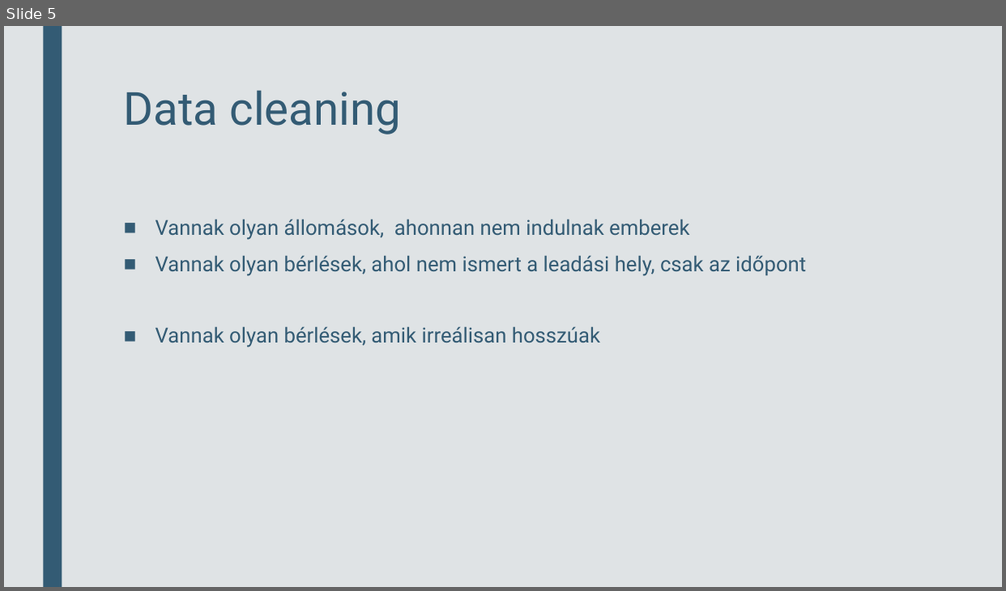
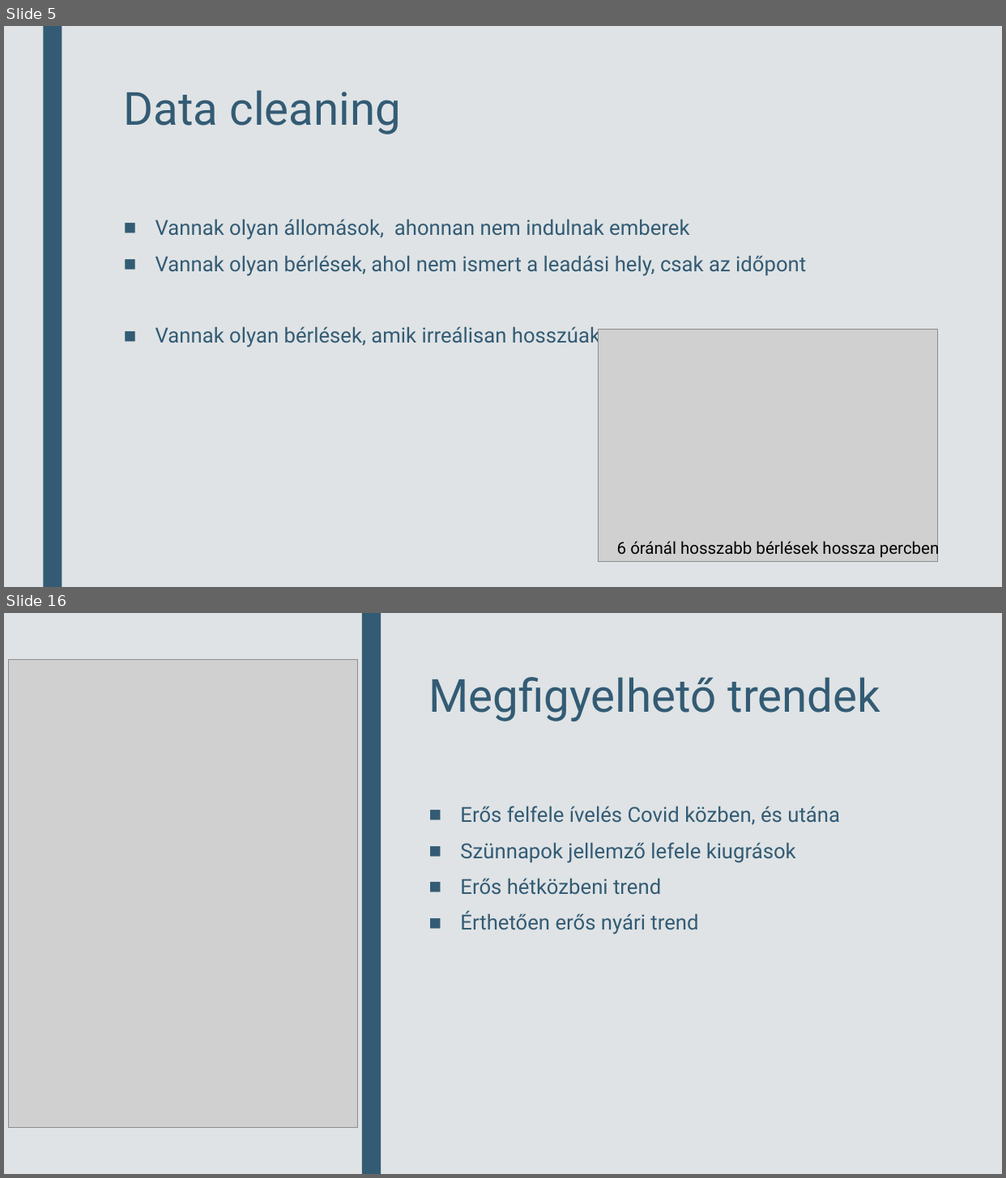
Before and after one commit to OnionKiller/MaVizHF-2022, a slide deck: London Bikesharing.pptx. Shown one above the other, each under a label of ours: slide 5 before the commit, slides 5 and 16 after it; the slides between them are not shown. The pictures are 1006x591 and 1006x1178 pixels, drawn with LibreOffice and Linux fonts; fonts in the diff are those of the drawing; grey boxes stand for pictures. Boxes give left, top, right and bottom in pixels: in the first picture for what was removed or moved away, otherwise in the second. Text is boxed around its words. In the diff, an @@ line names an element or a change of style, - is before the commit and + after.

```diff
--- a/London Bikesharing.pptx
+++ b/London Bikesharing.pptx
@@ slide 16 added at (x1=4, y1=613, x2=1002, y2=1174), background #DFE3E5; not listed: 1 template element that a slide beside it also shows @@
@@ rectangle added at (x1=4, y1=613, x2=1002, y2=1174), fill #DFE3E5 @@
@@ rectangle added at (x1=362, y1=613, x2=381, y2=1174), fill #335B74 @@
@@ picture added at (x1=9, y1=659, x2=357, y2=1128) @@
@@ title added at (x1=429, y1=677, x2=880, y2=722), 44 pt, text #335B74 @@
+Megfigyelhető trendek
@@ text added at (x1=460, y1=806, x2=840, y2=935), 20 pt, text #335B74 @@
+■ Erős felfele ívelés Covid közben, és utána
+■ Szünnapok jellemző lefele kiugrások
+■ Erős hétközbeni trend
+■ Érthetően erős nyári trend
@@ slide 5 changed as well @@
@@ picture added at (x1=599, y1=329, x2=938, y2=563) @@
@@ text added at (x1=617, y1=539, x2=940, y2=559), 16 pt, text #000000 @@
+6 óránál hosszabb bérlések hossza percben
```
Also in this commit, not shown: 3 other slides changed, 11 other slides added.
